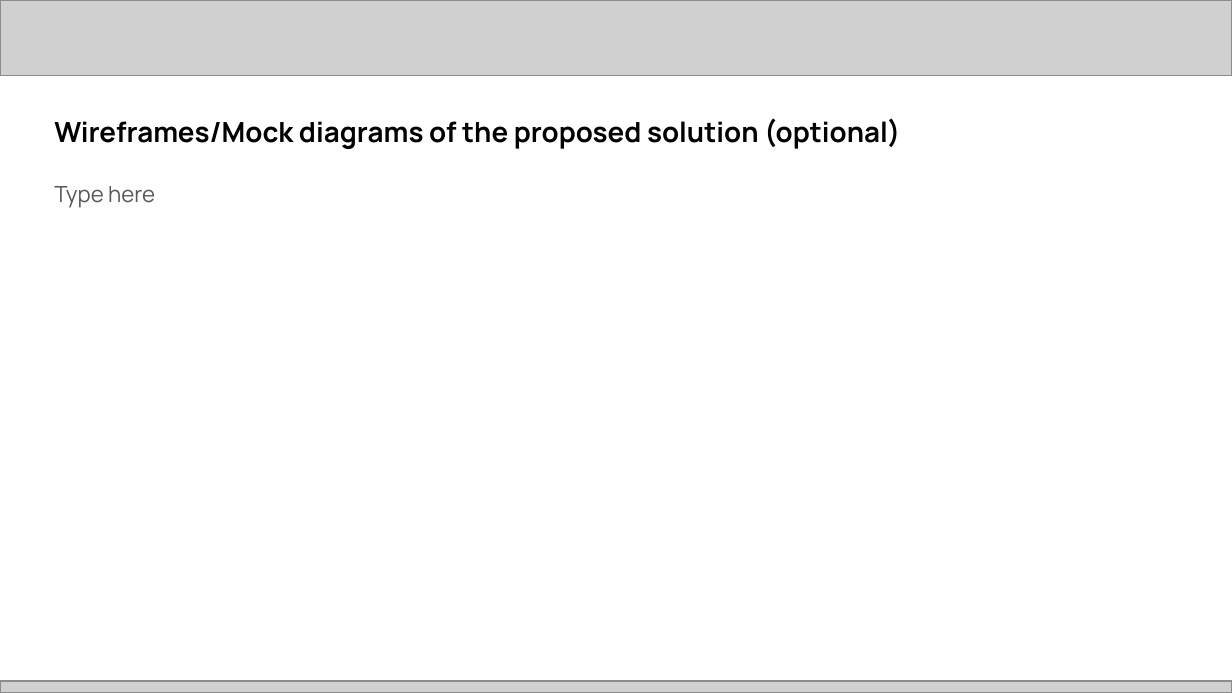
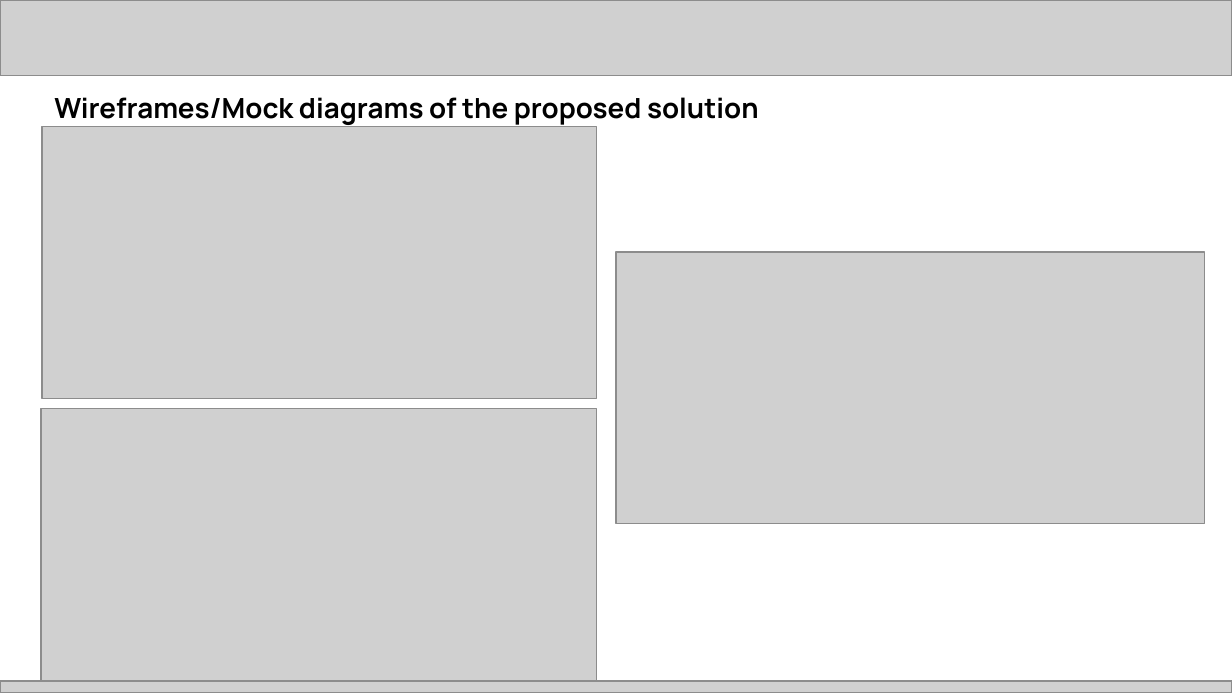
Before and after one commit to ChanchalTaye/Curb-AI, a slide deck: slide 6 of Project Submission Deck _ AMD Slingshot.pptx. Drawn at 1232x693 pixels with LibreOffice and Linux fonts; fonts in the diff are those of the drawing; grey boxes stand for pictures. Boxes give left, top, right and bottom in pixels: in the first picture for what was removed or moved away, otherwise in the second. Text is boxed around its words. In the diff, an @@ line names an element or a change of style, - is before the commit and + after.

```diff
--- a/Project Submission Deck _ AMD Slingshot.pptx
+++ b/Project Submission Deck _ AMD Slingshot.pptx
@@ title at bbox=[54, 97, 759, 125]: text changed @@
-Wireframes/Mock diagrams of the proposed solution (optional)
+Wireframes/Mock diagrams of the proposed solution
@@ picture added at bbox=[42, 127, 596, 399] @@
@@ subtitle removed at bbox=[54, 186, 155, 208] @@
-Type here
@@ picture added at bbox=[616, 253, 1205, 525] @@
@@ picture added at bbox=[41, 409, 596, 681] @@
```
Also in this commit, not shown: 10 other slides changed, 3 slides removed, 26 other files.
